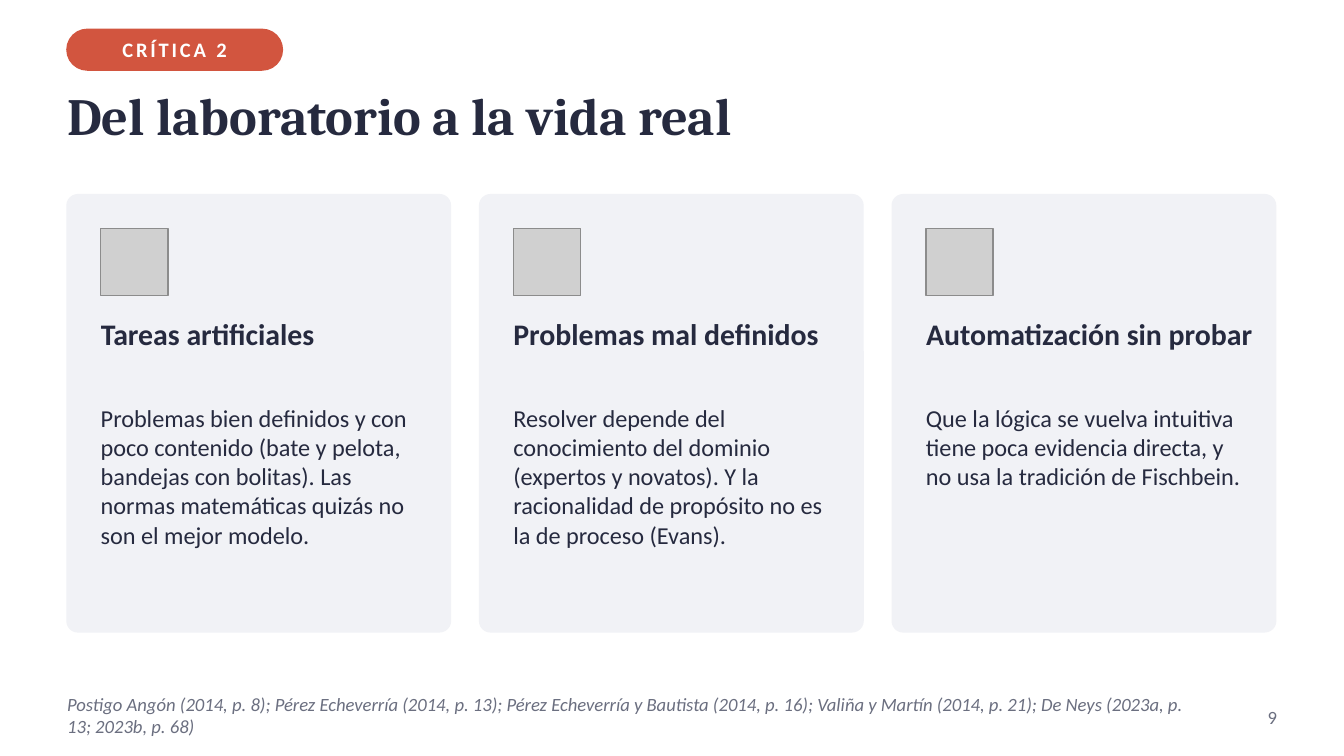
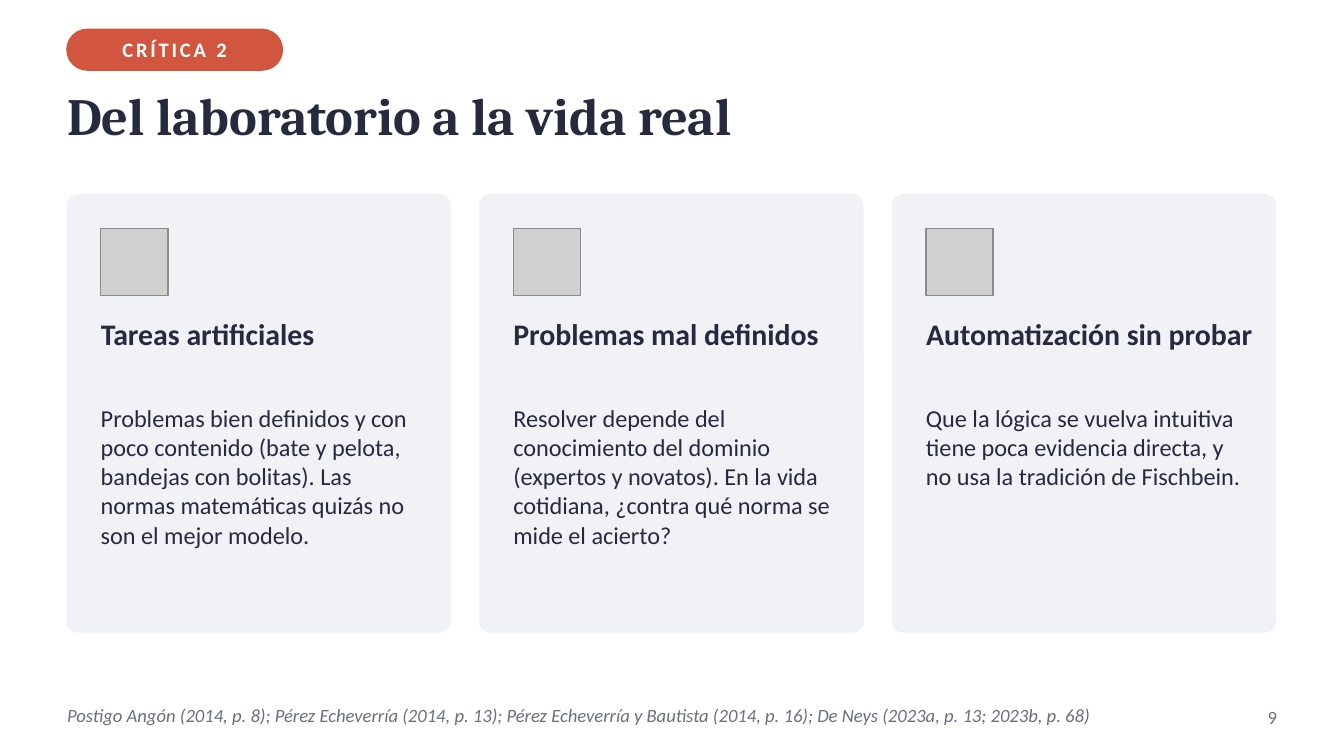
Before and after one commit to Franco4447/psicologia-favaloro, a slide deck: slide 9 of 2do Año/Procesos Básicos III/6_Entregables/U03_PresentacionArticulo_FastAndSlowThinking_Diapositivas.pptx. Drawn at 1344x756 pixels with LibreOffice and Linux fonts; fonts in the diff are those of the drawing; grey boxes stand for pictures. Boxes give left, top, right and bottom in pixels: in the first picture for what was removed or moved away, otherwise in the second. Text is boxed around its words. In the diff, an @@ line names an element or a change of style, - is before the commit and + after.

```diff
--- a/2do Año/Procesos Básicos III/6_Entregables/U03_PresentacionArticulo_FastAndSlowThinking_Diapositivas.pptx
+++ b/2do Año/Procesos Básicos III/6_Entregables/U03_PresentacionArticulo_FastAndSlowThinking_Diapositivas.pptx
@@ text at (513, 410, 830, 544): text changed @@
-Resolver depende del conocimiento del dominio (expertos y novatos). Y la racionalidad de propósito no es la de proceso (Evans).
+Resolver depende del conocimiento del dominio (expertos y novatos). En la vida cotidiana, ¿contra qué norma se mide el acierto?
@@ text at (67, 708, 1090, 725): text changed @@
-Postigo Angón (2014, p. 8); Pérez Echeverría (2014, p. 13); Pérez Echeverría y Bautista (2014, p. 16); Valiña y Martín (2014, p. 21); De Neys (2023a, p. 13; 2023b, p. 68)
+Postigo Angón (2014, p. 8); Pérez Echeverría (2014, p. 13); Pérez Echeverría y Bautista (2014, p. 16); De Neys (2023a, p. 13; 2023b, p. 68)
```
Also in this commit, not shown: 2 other slides changed, 3 other files.
